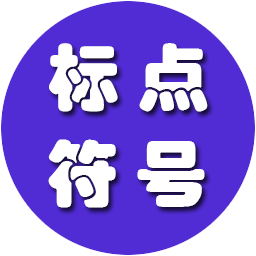
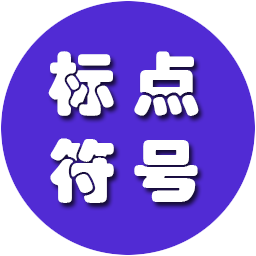
Two versions of the same layered image (256x256). Layer-by-layer changes:
painted on "符 号" over [48, 138, 205, 208]
painted on "标 点" over [48, 43, 208, 116]